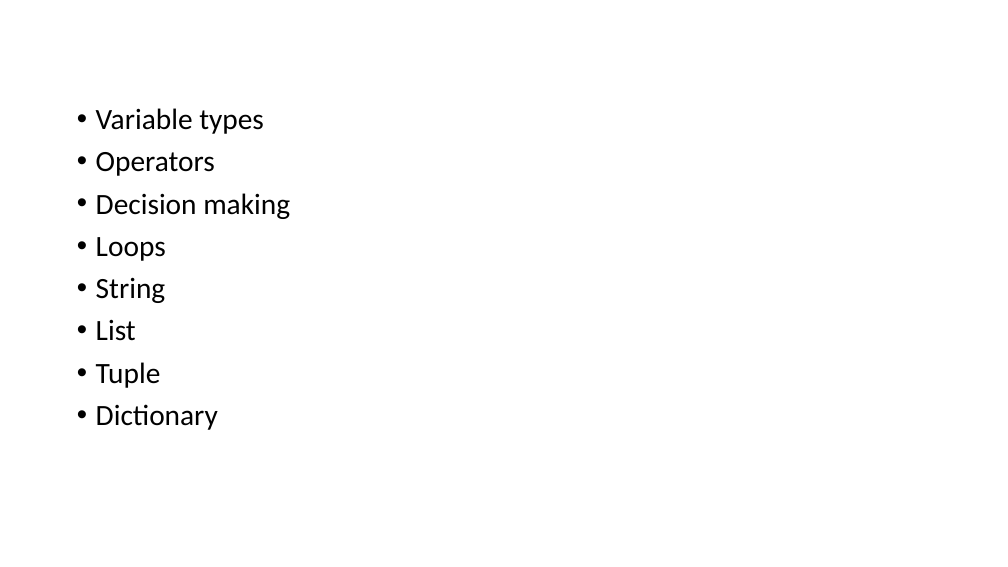
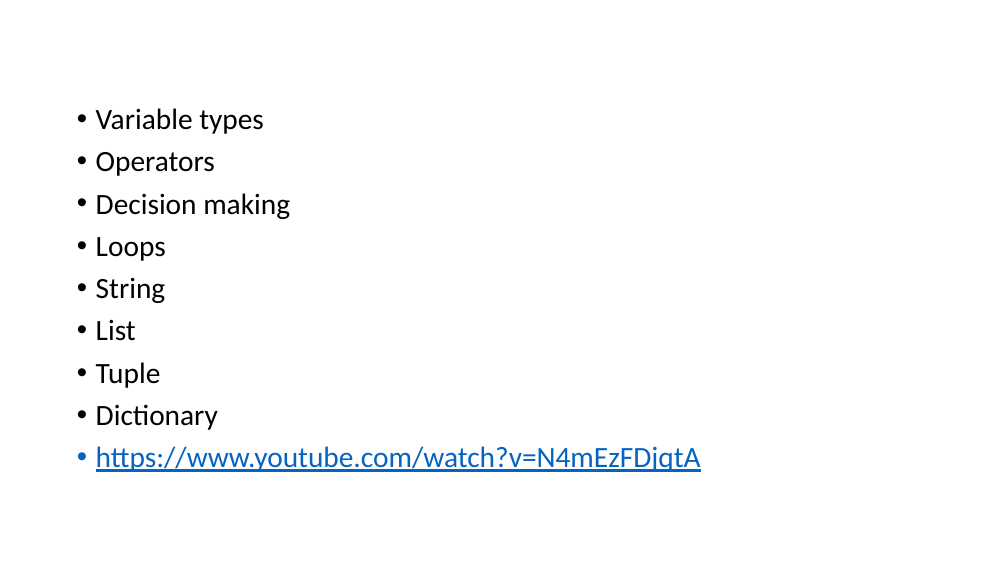
Before and after one commit to waytoalpit/MyBucket, a slide deck: slide 3 of Python Programming.pptx. Drawn at 1008x567 pixels with LibreOffice and Linux fonts; fonts in the diff are those of the drawing. Boxes give left, top, right and bottom in pixels: in the first picture for what was removed or moved away, otherwise in the second. Text is boxed around its words. In the diff, an @@ line names an element or a change of style, - is before the commit and + after.

```diff
--- a/Python Programming.pptx
+++ b/Python Programming.pptx
@@ text at bbox=[96, 446, 701, 472]: paragraph added @@
+• https://www.youtube.com/watch?v=N4mEzFDjqtA
```
Also in this commit, not shown: 2 other slides changed, 4 slides added.
